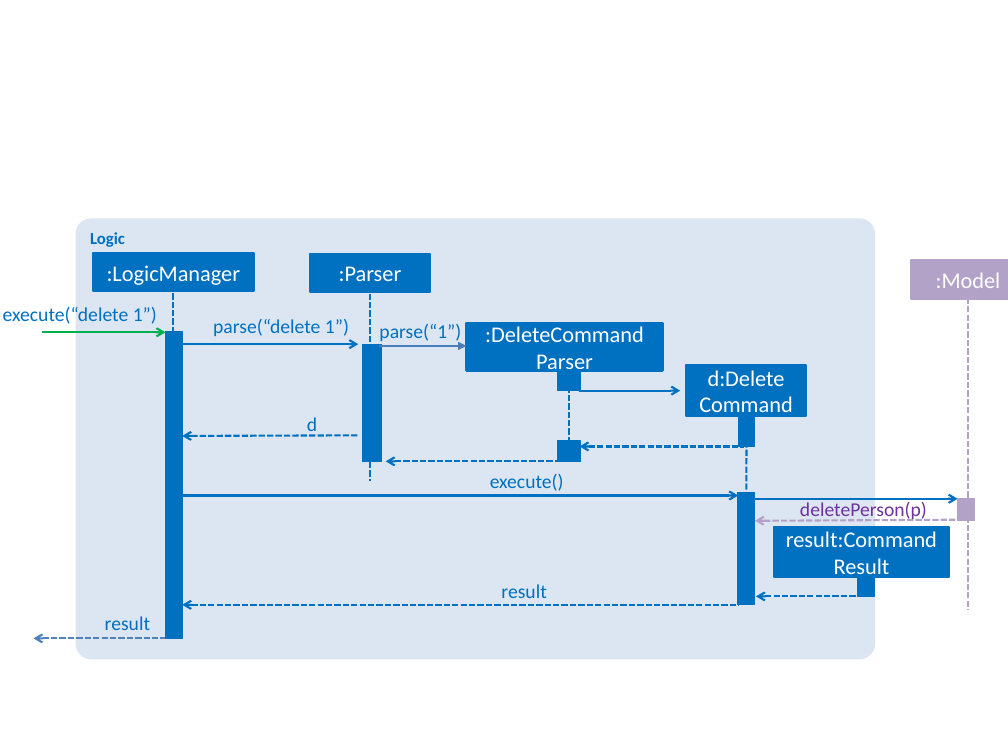
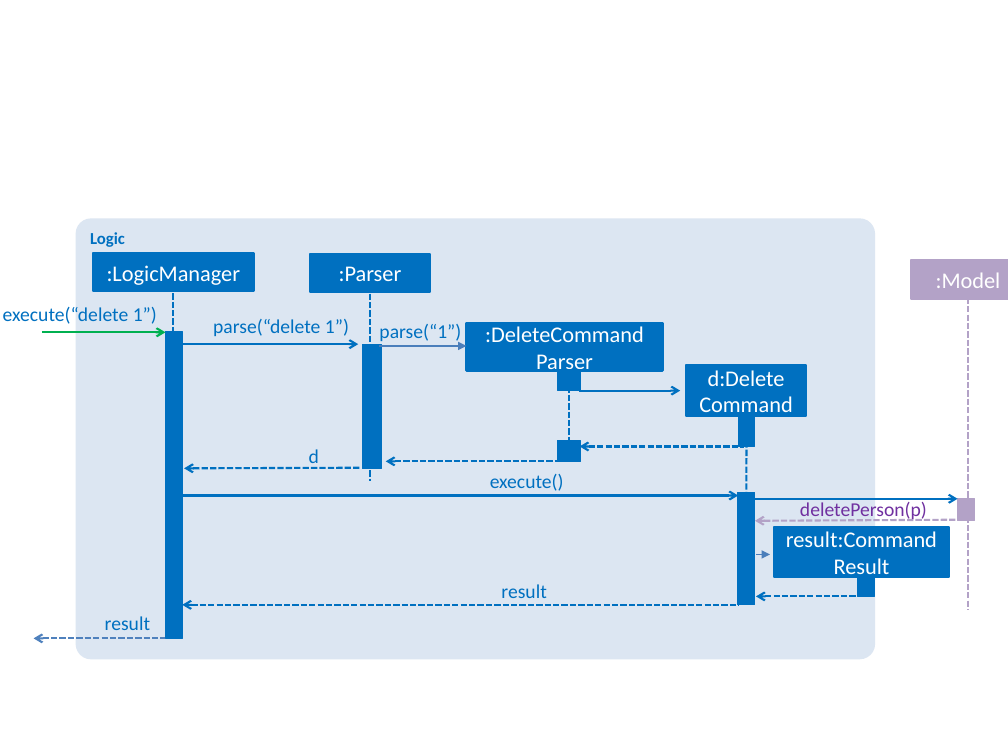
Before and after one commit to se-edu/addressbook-level4, a slide deck: slide 1 of docs/diagrams/LogicComponentSequenceDiagram.pptx. Drawn at 1008x756 pixels with LibreOffice and Linux fonts; fonts in the diff are those of the drawing. Boxes give left, top, right and bottom in pixels: in the first picture for what was removed or moved away, otherwise in the second. Text is boxed around its words. In the diff, an @@ line names an element or a change of style, - is before the commit and + after.

```diff
--- a/docs/diagrams/LogicComponentSequenceDiagram.pptx
+++ b/docs/diagrams/LogicComponentSequenceDiagram.pptx
@@ rectangle: place and size @@
-rectangle at (362, 344, 381, 461)
+rectangle at (362, 344, 381, 469)
@@ text "d": place and size @@
-text "d" at (307, 417, 317, 437)
+text "d" at (309, 449, 319, 469)
@@ arrow moved from (182, 435) - (358, 435) to (184, 469) - (360, 468) @@
@@ arrow added from (756, 554) to (770, 554), #4B7EBC 0.75 pt @@
```
Also in this commit, not shown: 3 other files.
